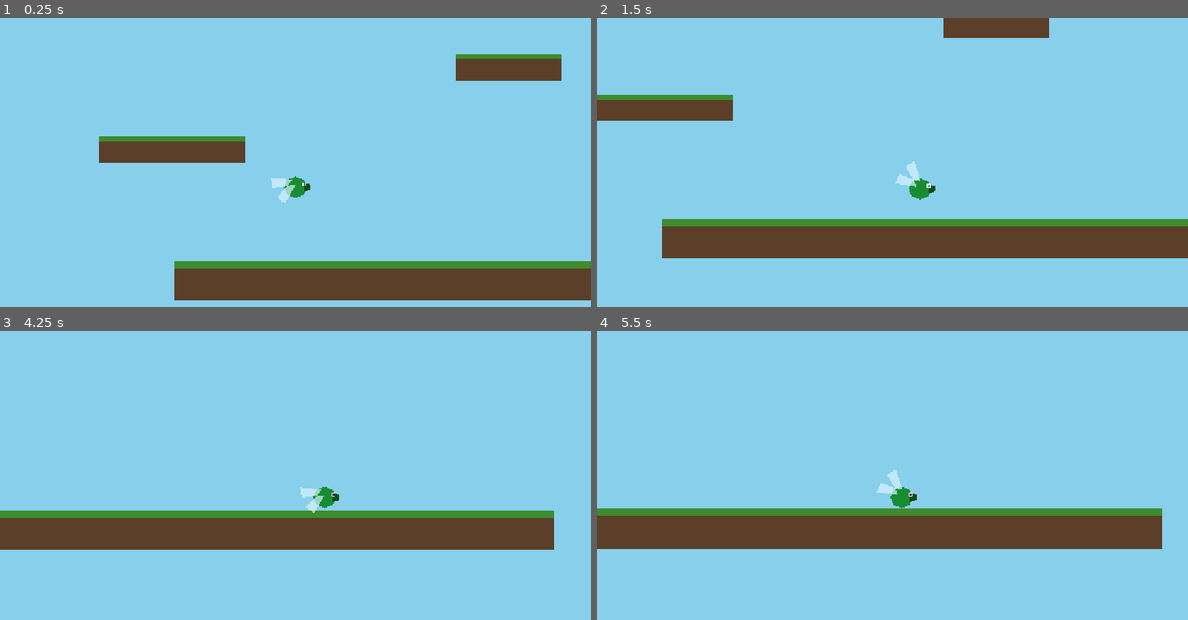
Above: before the commit, frames 1-4 (two rows, left to right).
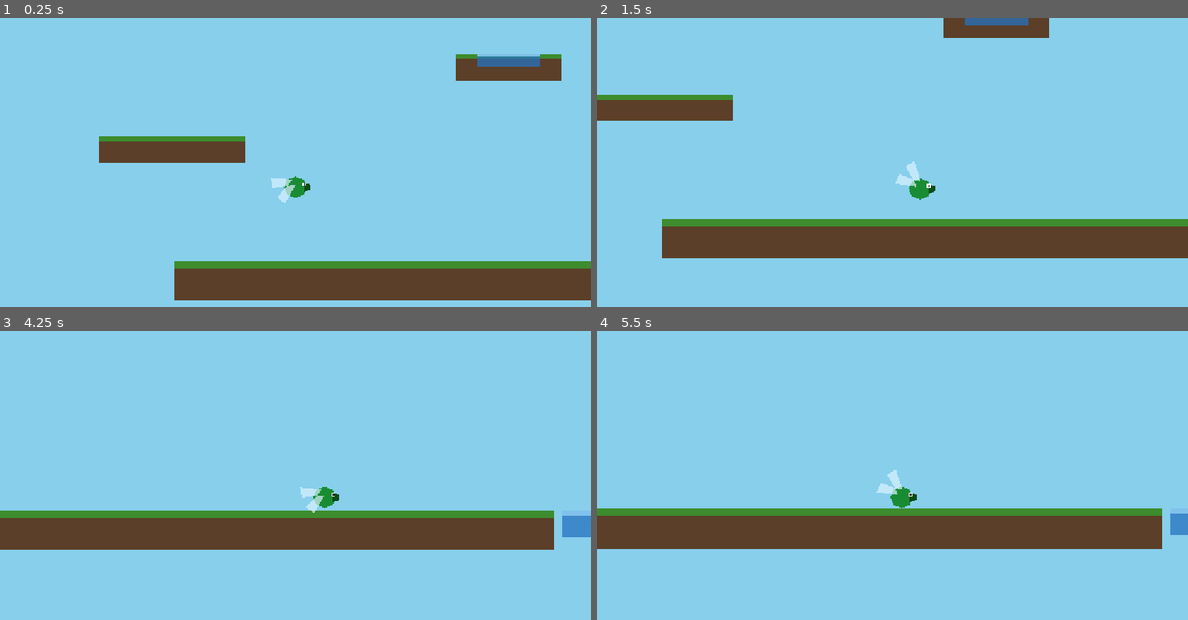
Above: after the commit, the same moments.

Repository: AntonioDrusin/ape
Game: Godot game, scene res://scenes/main.tscn
The game is run twice, just before and just after one commit, with the same random seed, the same clock (stepped at 60 frames per second) and the same inputs.
Inputs:
- Up to frame 1 (0.25 s): no input
- Up to frame 2 (1.5 s): hold D (move_right) from 0.53 s (still down); tap W (move_up) at 0.77, 1.07 s
- Up to frame 3 (4.25 s): tap W (move_up) at 1.52, 1.82, 3.02, 3.32, 3.77, 4.07 s; release D (move_right) at 2.03 s; hold A (move_left) 2.03-2.78 s; hold D (move_right) from 2.78 s (still down)
- Up to frame 4 (5.5 s): release D (move_right) at 4.28 s; hold A (move_left) 4.28-5.03 s; tap W (move_up) at 4.52, 4.82 s; hold D (move_right) from 5.03 s (still down)

The runs differ from the first frame. In frame 1, 0.5% of the frame differs, in the area x 80-92%, y 12-17%; in frame 2, 0.3%; in frame 3, 0.4%; in frame 4, 0.2%.

Commit message:
Added water

Diff:
--- a/ape/godot/scenes/main.tscn
+++ b/ape/godot/scenes/main.tscn
@@ -1,7 +1,8 @@
-[gd_scene load_steps=3 format=3]
+[gd_scene load_steps=4 format=3]
 
 [ext_resource type="PackedScene" path="res://scenes/platform.tscn" id="1"]
 [ext_resource type="PackedScene" path="res://scenes/player.tscn" id="2"]
+[ext_resource type="PackedScene" path="res://scenes/water.tscn" id="3"]
 
 [node name="Main" type="Node2D"]
 
@@ -23,3 +24,11 @@
 
 [node name="Player" parent="." instance=ExtResource("2")]
 position = Vector2(0, 300)
+
+[node name="WaterPond" parent="." instance=ExtResource("3")]
+position = Vector2(950, 412)
+scale = Vector2(3, 1)
+
+[node name="WaterPuddle" parent="." instance=ExtResource("3")]
+position = Vector2(260, 152)
+scale = Vector2(0.6, 0.5)
--- /dev/null
+++ b/ape/godot/scenes/water.tscn
@@ -0,0 +1,19 @@
+[gd_scene load_steps=2 format=3]
+
+[sub_resource type="RectangleShape2D" id="RectangleShape2D_1"]
+size = Vector2(128, 32)
+
+[node name="Water" type="Area2D"]
+monitorable = true
+monitoring = true
+
+[node name="CollisionShape2D" type="CollisionShape2D" parent="."]
+shape = SubResource("RectangleShape2D_1")
+
+[node name="Visual" type="Polygon2D" parent="."]
+color = Color(0.15, 0.45, 0.75, 0.75)
+polygon = PackedVector2Array(-64, -16, 64, -16, 64, 16, -64, 16)
+
+[node name="Surface" type="Polygon2D" parent="."]
+color = Color(0.55, 0.8, 0.95, 0.85)
+polygon = PackedVector2Array(-64, -16, 64, -16, 64, -10, -64, -10)
Not shown, changed: ape/godot/ARCHITECTURE.md
